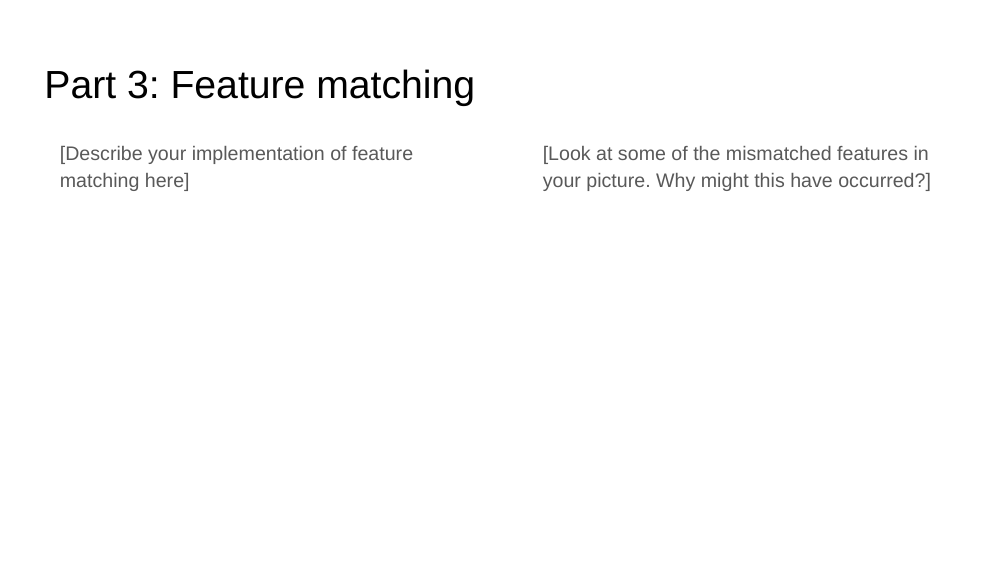
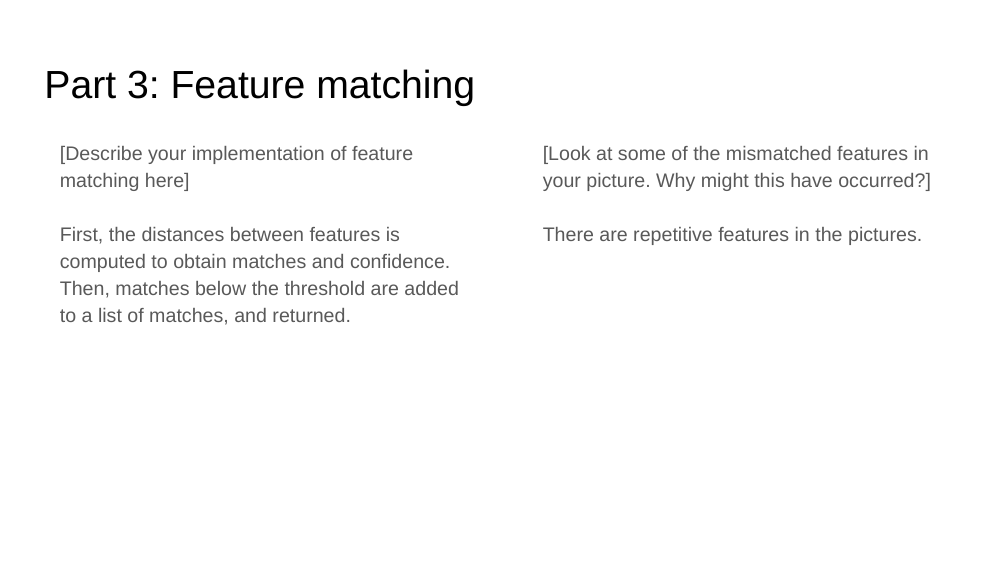
Before and after one commit to AaronLopes/vision-projs, a slide deck: slide 13 of cv_proj4_release/cv_proj4_template.pptx. Drawn at 1008x567 pixels with LibreOffice and Linux fonts; fonts in the diff are those of the drawing. Boxes give left, top, right and bottom in pixels: in the first picture for what was removed or moved away, otherwise in the second. Text is boxed around its words. In the diff, an @@ line names an element or a change of style, - is before the commit and + after.

```diff
--- a/cv_proj4_release/cv_proj4_template.pptx
+++ b/cv_proj4_release/cv_proj4_template.pptx
@@ text at [60, 227, 459, 325]: paragraph added @@
+First, the distances between features is computed to obtain matches and confidence. Then, matches below the threshold are added to a list of matches, and returned.
@@ text at [543, 227, 922, 245]: paragraph added @@
+There are repetitive features in the pictures.
```
Also in this commit, not shown: 8 other slides changed, 8 other files.
